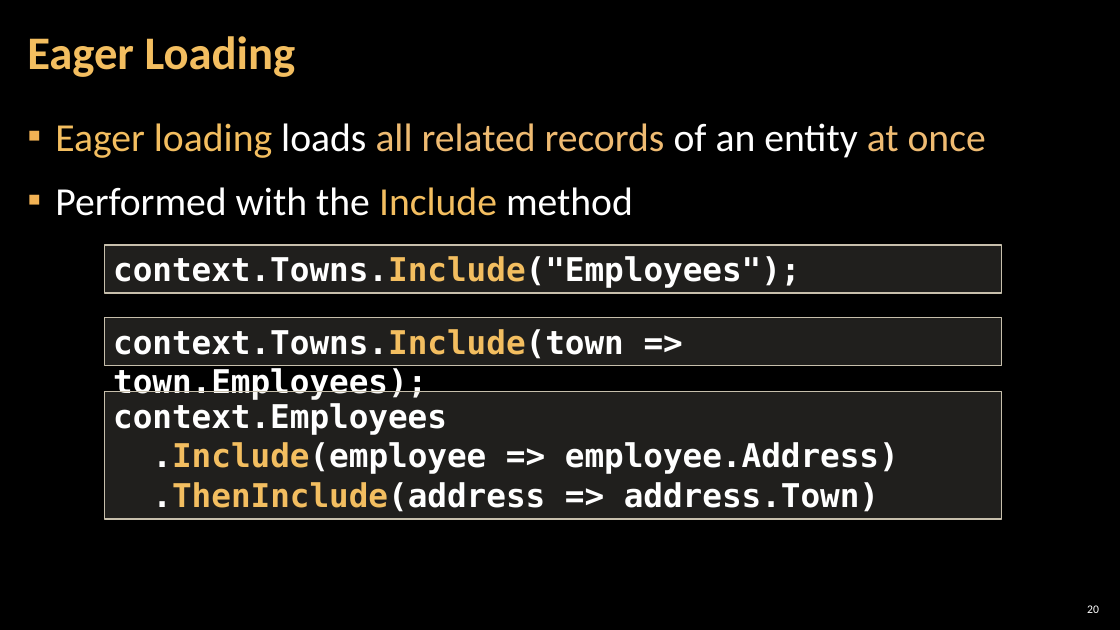
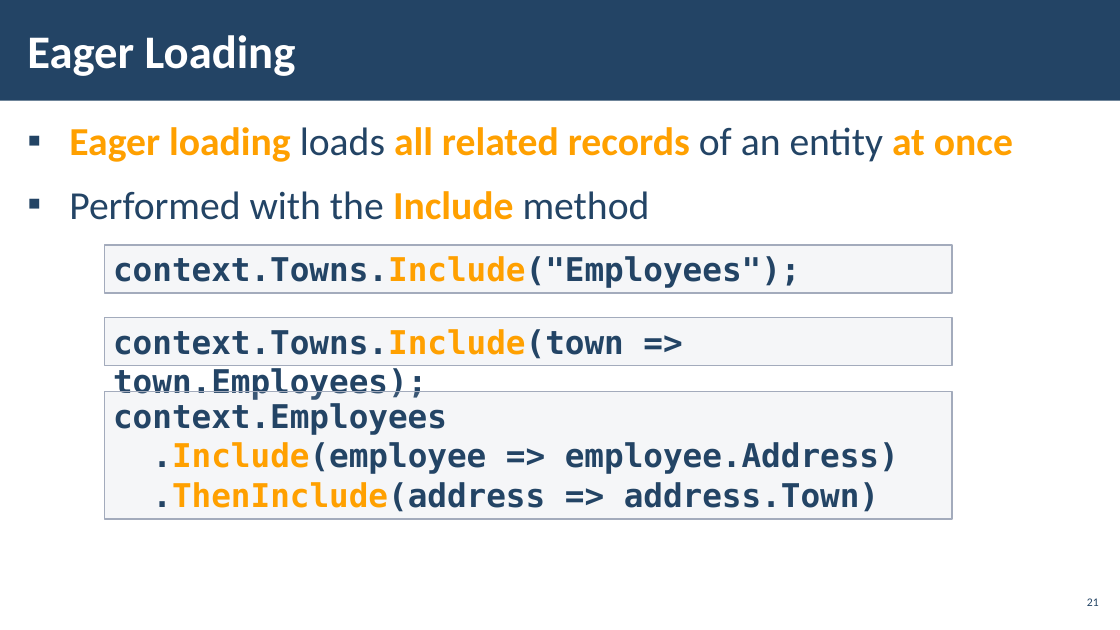
Before and after one commit to pirocorp/Databases-Advanced---Entity-Framework, a slide deck: slide 21 of 07. Advanced Querying/07. DB-Advanced-EF-Core-Advanced-Querying.pptx (slide 20 before the commit). Drawn at 1120x630 pixels with LibreOffice and Linux fonts; fonts in the diff are those of the drawing; background and template pictures are left out. Boxes give left, top, right and bottom in pixels: in the first picture for what was removed or moved away, otherwise in the second. Text is boxed around its words. In the diff, an @@ line names an element or a change of style, - is before the commit and + after.

```diff
--- a/07. Advanced Querying/07. DB-Advanced-EF-Core-Advanced-Querying.pptx
+++ b/07. Advanced Querying/07. DB-Advanced-EF-Core-Advanced-Querying.pptx
@@ rectangle added at <box>0,0,1120,101</box>, fill #234465 @@
@@ title "Eager Loading" at <box>27,35,296,76</box>: text colour #F3BE60 to #FFFFFF; line spacing 0.9 to 1 @@
@@ text "Eager loading loads all related ..." at <box>69,127,1013,220</box>: text colour #F3BE60 to #FFA000 in "Eager loading", "Include"; text colour #FFFFFF to #234465 in "loads of an entity", "Performed with the method"; text colour #EFBB72 to #FFA000 in "all related records at once"; bold on in "Eager loading all related records at once", "Include"; indent changed; bullet colour #F2B254 to #234465 @@
@@ rectangle "context.Towns.Include("Employees");": place and size @@
-rectangle "context.Towns.Include("Employees");" at <box>105,245,1002,293</box>
+rectangle "context.Towns.Include("Employees");" at <box>105,245,952,293</box>
@@ rectangle "context.Towns.Include("Employees");" at <box>105,245,952,293</box>: text colour #FFFFFF to #234465, text colour #F3BE60 to #FFA000 in "context.Towns.Include("Employees");"; fill #D9D5C7 at 15% opacity to #C2C7D2 at 15% opacity; outline #C7BFAC 1 pt to #A3ABBC 1 pt @@
@@ rectangle "context.Towns.Include(town => town.Employees);": place and size @@
-rectangle "context.Towns.Include(town => town.Employees);" at <box>105,318,1002,365</box>
+rectangle "context.Towns.Include(town => town.Employees);" at <box>105,318,952,365</box>
@@ rectangle "context.Towns.Include(town => town.Employees);" at <box>105,318,952,365</box>: text colour #FFFFFF to #234465 in "context.Towns.Include(town => town.Employees);"; text colour #F3BE60 to #FFA000 in "context.Towns.Include(town"; fill #D9D5C7 at 15% opacity to #C2C7D2 at 15% opacity; outline #C7BFAC 1 pt to #A3ABBC 1 pt @@
@@ rectangle "context.Employees": place and size @@
-rectangle "context.Employees" at <box>105,392,1002,518</box>
+rectangle "context.Employees" at <box>105,392,952,518</box>
@@ rectangle "context.Employees" at <box>105,392,952,518</box>: text colour #FFFFFF to #234465 in "context.Employees", ".Include(employee => employee.Address)", ".ThenInclude(address => address.Town)"; text colour #F3BE60 to #FFA000 in ".Include(employee", ".ThenInclude(address"; fill #D9D5C7 at 15% opacity to #C2C7D2 at 15% opacity; outline #C7BFAC 1 pt to #A3ABBC 1 pt @@
@@ page number added at <box>1087,598,1099,606</box>, 10 pt, text #234465 @@
+21
@@ page number removed at <box>1087,605,1099,613</box> @@
-20
```
Also in this commit, not shown: 31 other slides changed, 5 slides added, 4 slides removed.
